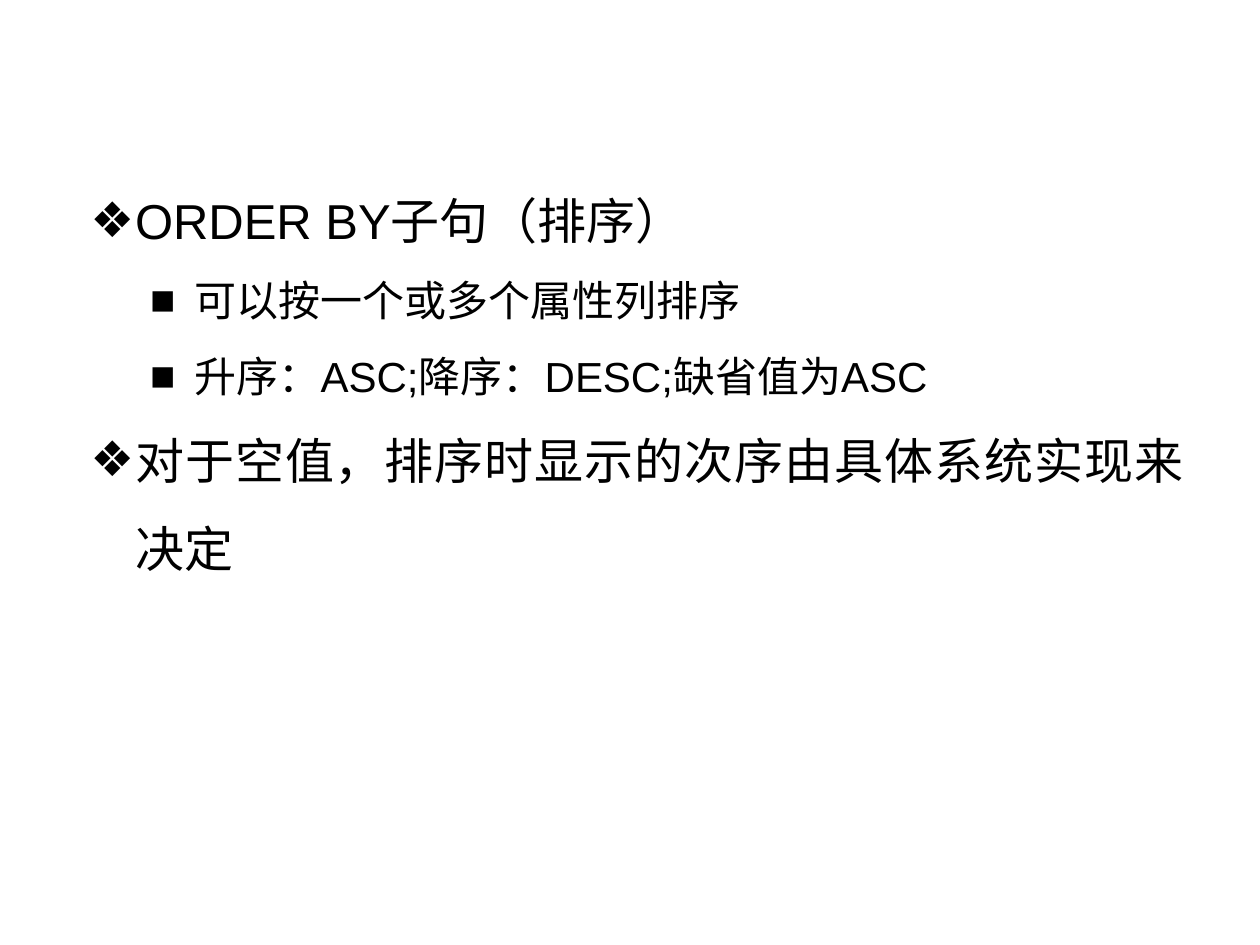
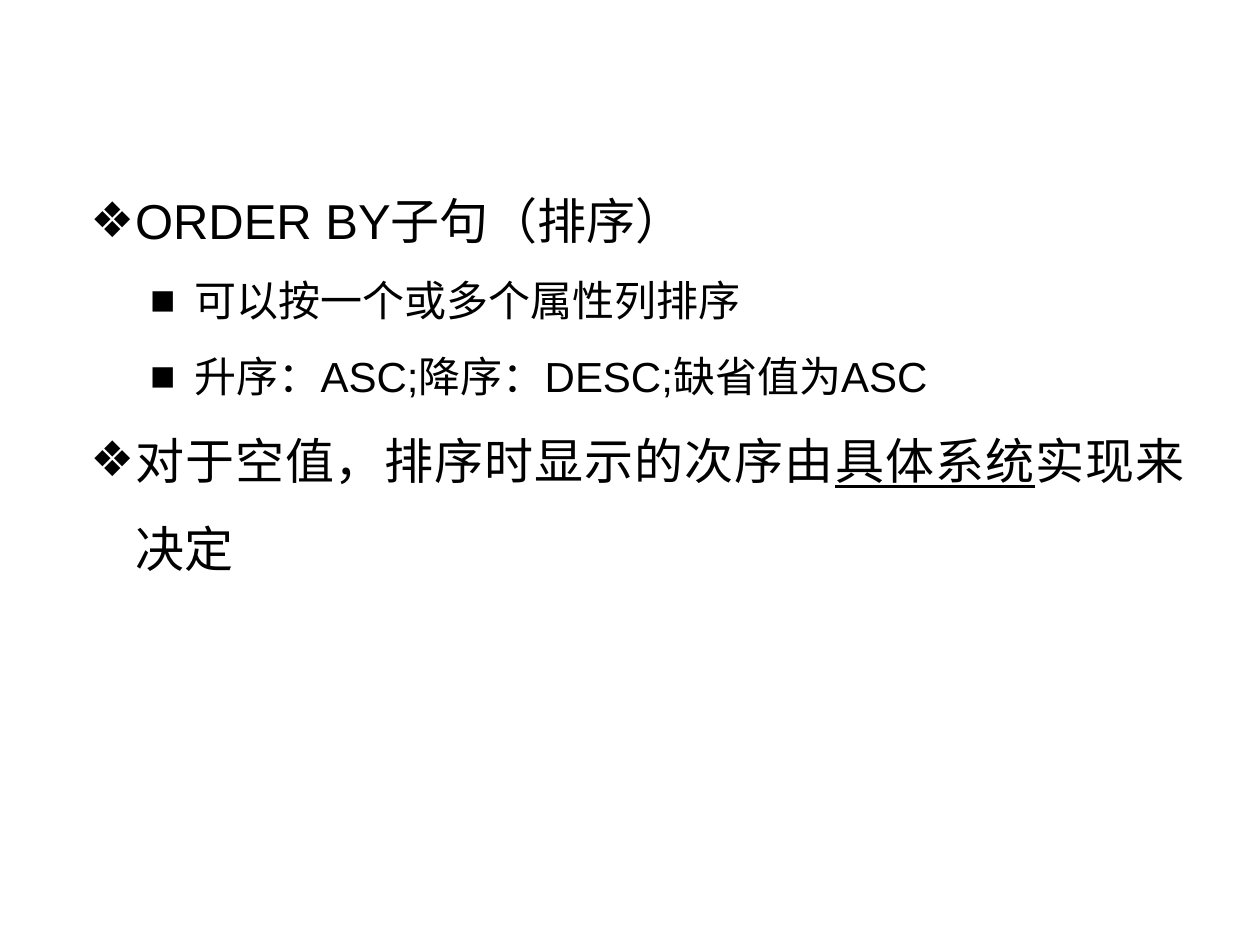
Before and after one commit to HBU/DataBase, a slide deck: slide 92 of PPT/PPT2020/DB第03章（1）-2020.pptx. Drawn at 1260x945 pixels with LibreOffice and Linux fonts; fonts in the diff are those of the drawing; background and template pictures are left out. Boxes give left, top, right and bottom in pixels: in the first picture for what was removed or moved away, otherwise in the second. Text is boxed around its words. In the diff, an @@ line names an element or a change of style, - is before the commit and + after.

```diff
--- a/PPT/PPT2020/DB第03章（1）-2020.pptx
+++ b/PPT/PPT2020/DB第03章（1）-2020.pptx
@@ text at (x1=135, y1=437, x2=1184, y2=571): underline on in "对于空值，排序时显示的次序由具体系统实现来决定" @@
```
Also in this commit, not shown: 5 other slides changed, 4 other files.
